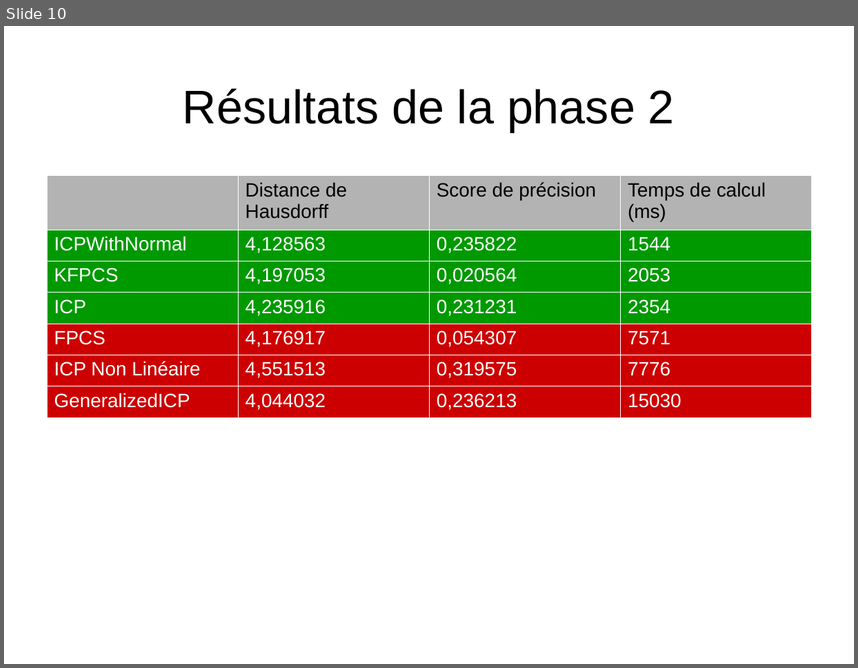
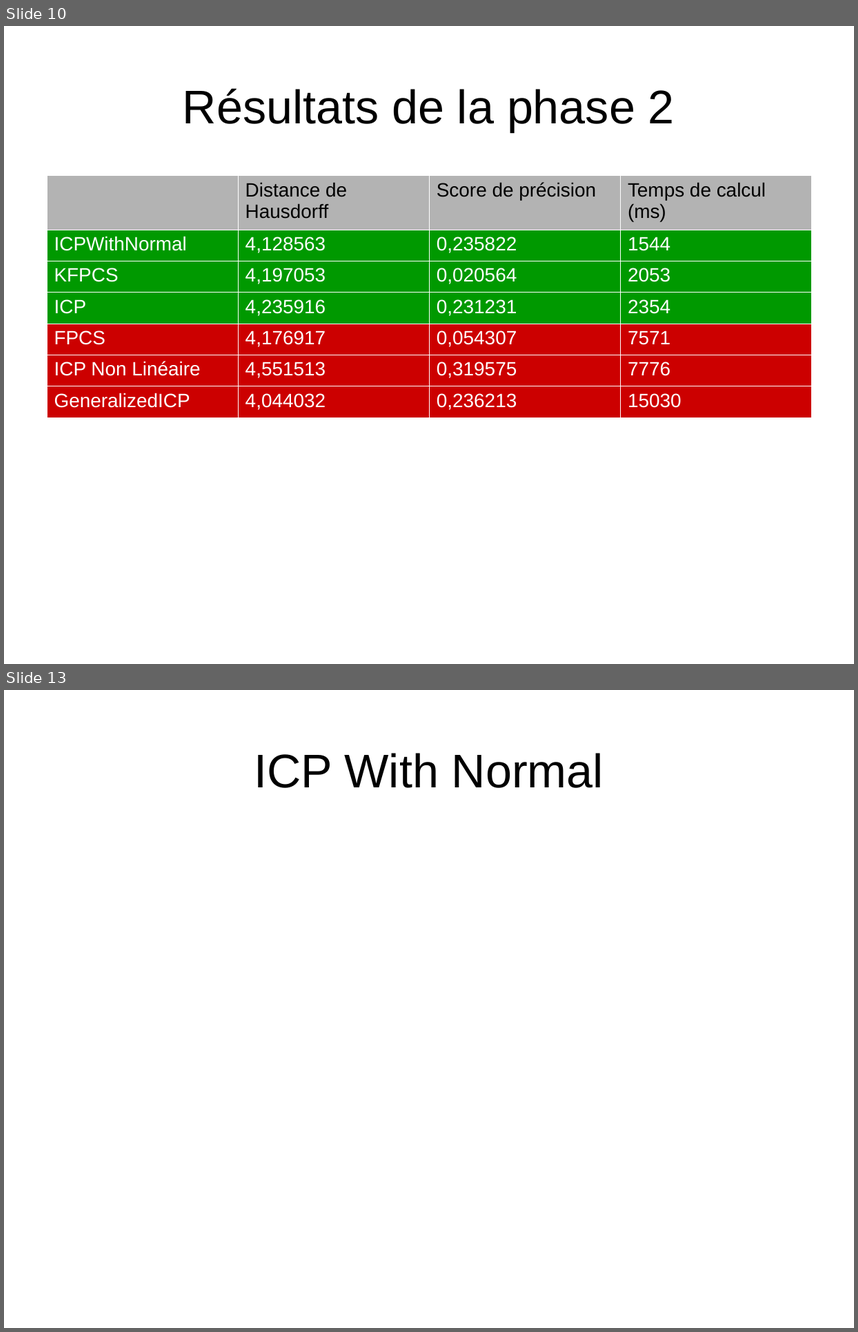
Before and after one commit to MABILYJohan/TER_Recalage_multi_points, a slide deck: Rapports et diapos/Diapositive_TER.odp. Shown one above the other, each under a label of ours: slide 10 before the commit, slides 10 and 13 after it; the slides between them are not shown. The pictures are 858x668 and 858x1332 pixels, drawn with LibreOffice and Linux fonts; fonts in the diff are those of the drawing. Boxes give left, top, right and bottom in pixels: in the first picture for what was removed or moved away, otherwise in the second. Text is boxed around its words. In the diff, an @@ line names an element or a change of style, - is before the commit and + after.

```diff
--- a/Rapports et diapos/Diapositive_TER.odp
+++ b/Rapports et diapos/Diapositive_TER.odp
@@ slide 13 added at <box>4,690,854,1328</box>, background #FFFFFF @@
@@ title added at <box>254,753,604,788</box>, 44 pt, text #000000 @@
+ICP With Normal
```
Also in this commit, not shown: 2 slides changed, 2 other slides added.
